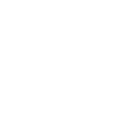
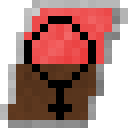
Layers edited between the first and the second (128, 128) image:
added layer "female_civilian" above "male_civilian" over (24, 16, 96, 120)
added layer "custom_3" above "custom_2" over (8, 64, 96, 120)
showed "hostile_base" over (0, 0, 128, 128)
